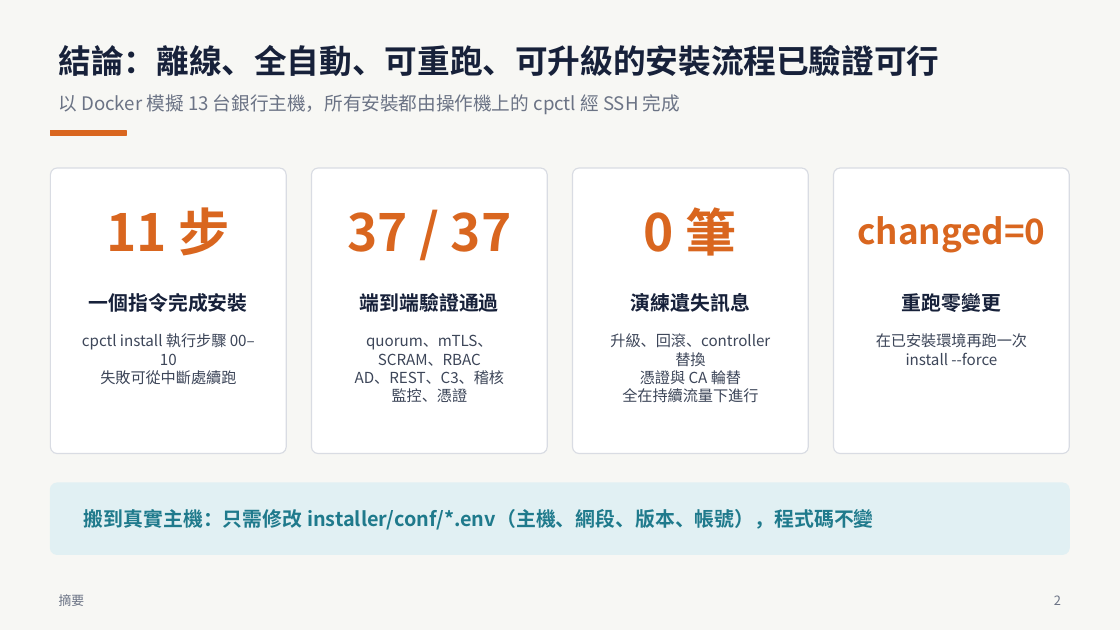
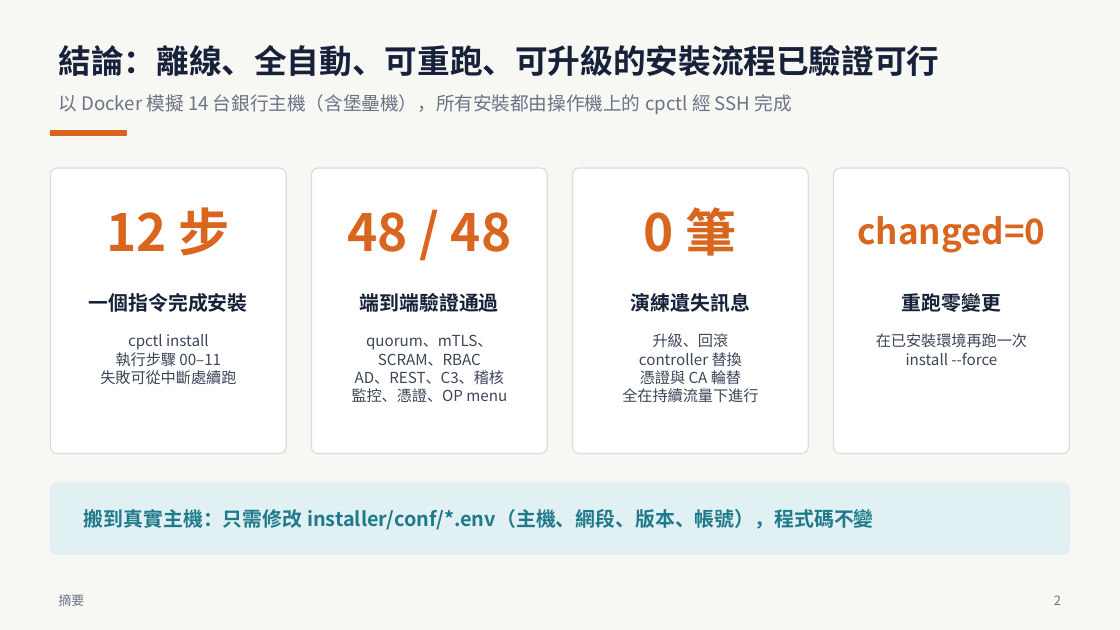
Before and after one commit to zxc81906119/kafka_install_ops, a slide deck: slide 2 of docs/Confluent-離線安裝PoC-全流程.pptx. Drawn at 1120x630 pixels with LibreOffice and Linux fonts; fonts in the diff are those of the drawing. Boxes give left, top, right and bottom in pixels: in the first picture for what was removed or moved away, otherwise in the second. Text is boxed around its words. In the diff, an @@ line names an element or a change of style, - is before the commit and + after.

```diff
--- a/docs/Confluent-離線安裝PoC-全流程.pptx
+++ b/docs/Confluent-離線安裝PoC-全流程.pptx
@@ text at bbox=[59, 94, 792, 114]: text changed @@
-以 Docker 模擬 13 台銀行主機，所有安裝都由操作機上的 cpctl 經 SSH 完成
+以 Docker 模擬 14 台銀行主機（含堡壘機），所有安裝都由操作機上的 cpctl 經 SSH 完成
@@ text at bbox=[106, 207, 230, 256]: text changed @@
-11 步
+12 步
@@ text at bbox=[347, 212, 512, 252]: text changed @@
-37 / 37
+48 / 48
@@ text at bbox=[116, 334, 221, 366]: text changed @@
-cpctl install 執行步驟 00–10
+cpctl install
+執行步驟 00–11
@@ text at bbox=[639, 333, 742, 366]: text changed @@
-升級、回滾、controller 替換
+升級、回滾
+controller 替換
@@ text at bbox=[352, 388, 507, 402]: text changed @@
-監控、憑證
+監控、憑證、OP menu
```
Also in this commit, not shown: 14 other slides changed, 4 slides added, 47 other files.
